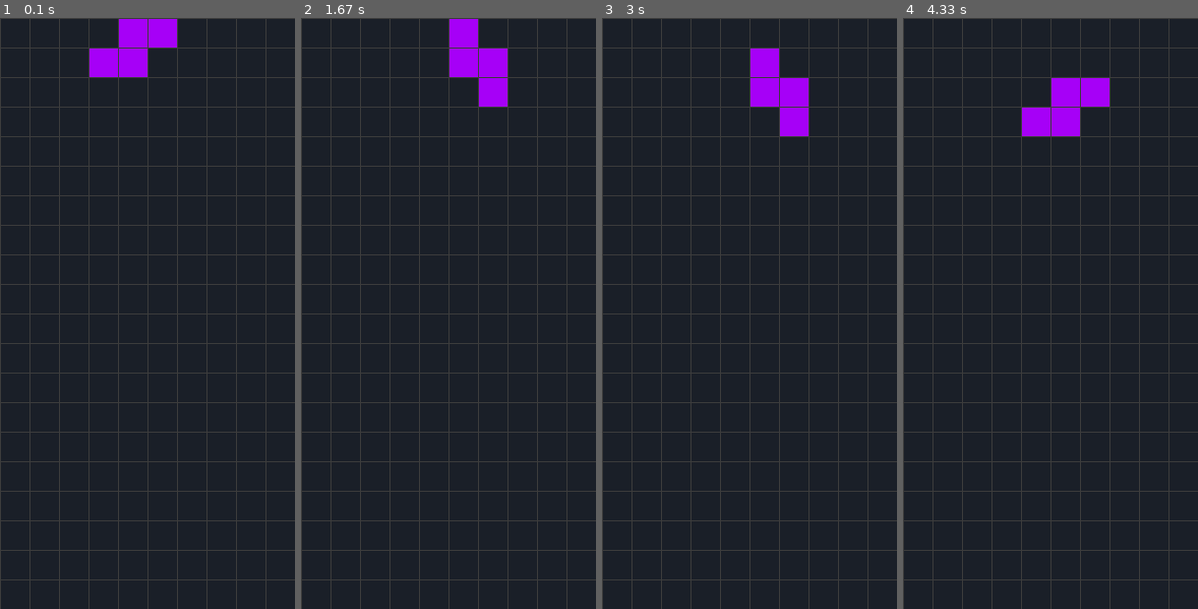
Above: before the commit, frames 1-4 (left to right).
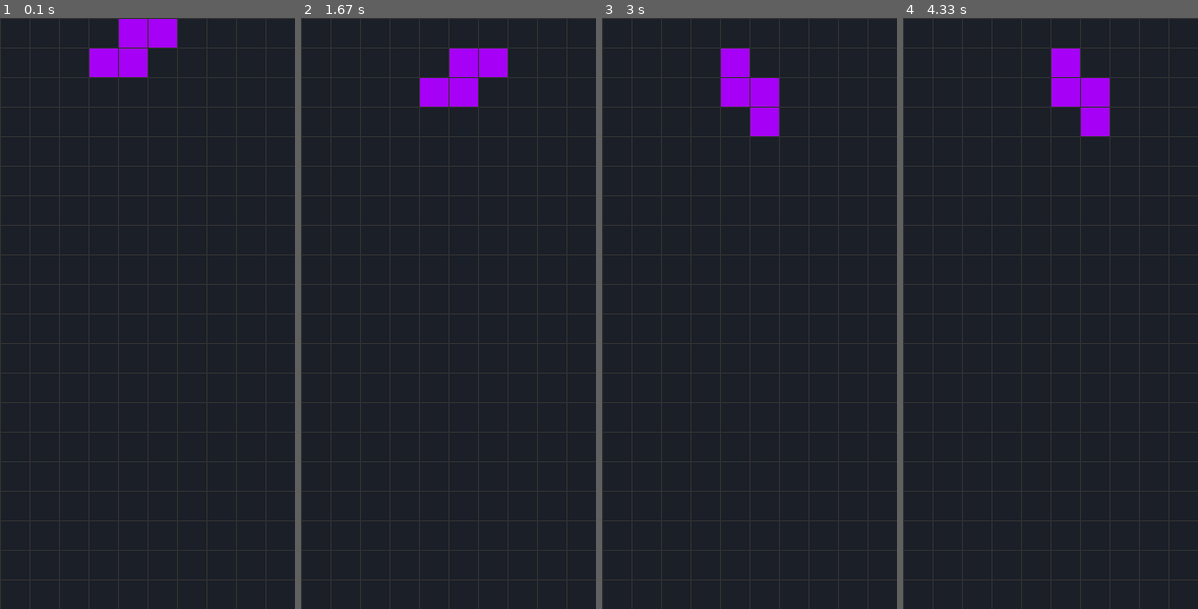
Above: after the commit, the same moments.

Repository: ChechiDev/Pygame-Tetris
Game: pygame game, started from main.py
Two runs of this game, one before a commit and one after it. Both use one fixed random seed, a clock stepped at 60 frames per second and the inputs below.
Inputs:
- Up to frame 1 (0.1 s): no input
- Up to frame 2 (1.67 s): tap Space at 0.33, 0.73, 1.03, 1.23, 1.53 s; hold Right 0.67-1.13 s; hold Up 1.17-1.63 s
- Up to frame 3 (3 s): hold Right 1.67-2.13 s; tap Space at 1.73, 2.03, 2.23, 2.53, 2.8 s; hold Left 2.17-2.7 s; hold Down from 2.73 s (still down)
- Up to frame 4 (4.33 s): release Down at 3.03 s; hold Up 3.5-3.87 s; tap Space at 3.57 s

The runs differ from the first frame. In frame 2, 1.9% of the frame differs, in the area x 40-70%, y 0-15%; in frame 3, 2.8%, in the area x 40-70%, y 5-20%; in frame 4, 1.9%.

Commit message:
REFACTOR: Project changed to modular strucutre

Diff:
--- /dev/null
+++ b/cfg/__init__.py
@@ -0,0 +1 @@
+# __init__.py
--- /dev/null
+++ b/cfg/config.py
@@ -0,0 +1,3 @@
+SCREEN_WIDTH = 300
+SCREEN_HEIGHT = 600
+BACKGROUND_COLOR = (50, 50, 50)  # or (26, 31, 40) for dark grey, dark-blue, darkblue (44, 44, 127)
--- a/config.py
+++ /dev/null
@@ -1,3 +0,0 @@
-SCREEN_WIDTH = 300
-SCREEN_HEIGHT = 600
-BACKGROUND_COLOR = (60, 60, 60)  # or (26, 31, 40) for dark grey, dark-blue, darkblue (44, 44, 127)
--- /dev/null
+++ b/core/__init__.py
@@ -0,0 +1,32 @@
+# __init__.py
+
+from .colors import Colors
+from .grid import Grid
+from .position import Position
+from .game import Game
+from .block import Block
+from .blocks import (
+    IBlock,
+    JBlock,
+    LBlock,
+    OBlock,
+    SBlock,
+    TBlock,
+    ZBlock
+
+)
+
+__all__ = [
+    "Colors",
+    "Grid",
+    "Position",
+    "Game",
+    "Block",
+    "IBlock",
+    "JBlock",
+    "LBlock",
+    "OBlock",
+    "SBlock",
+    "TBlock",
+    "ZBlock"
+]
--- a/block.py
+++ b/core/block.py
@@ -1,8 +1,8 @@
 # block.py
 
 import pygame
-from colors import Colors
-from position import Position
+from .colors import Colors
+from .position import Position
 
 class Block:
     def __init__(self, id):
@@ -15,15 +15,16 @@
         self._colors = Colors.get_cell_colors()
 
 
-    def move(self, rows, cols):
+    def move(self, rows: int, cols: int) -> None:
         """ Move the block by a given (arg) number of rows and columns """
 
         self._row_offset += rows
         self._col_offset += cols
 
 
-    def get_cell_position(self):
+    def get_cell_position(self) -> list[Position]:
         """ Get the current cell positions for the block's rotation """
+
         slot = self._cells[self._rotation]
         moved_pos = []
 
@@ -37,7 +38,7 @@
         return moved_pos
 
 
-    def rotate(self):
+    def rotate(self) -> None:
         self._rotation += 1
 
         # Si rotamos todos los lados (len(cells)) del block, reiniciamos a 0
@@ -45,8 +46,17 @@
             self._rotation = 0
 
 
+    def undo_rotate(self) -> None:
+        """ Undo the last rotation, cycling to the last rotation if needed """
+
+        self._rotation -= 1
+
+        if self._rotation == 0:
+            self._rotation = len(self._cells) - 1
+
     # Metodo que se encargará de dibujar los blocks de las subclase:
-    def draw(self, screen):
+    def draw(self, screen) -> None:
+        """ Draw the block on the given screen surface """
         slots = self.get_cell_position()
 
         # Generamos el cuadrado de la celda
--- a/blocks.py
+++ b/core/blocks.py
@@ -1,7 +1,7 @@
 # blocks.py
 
-from block import Block
-from position import Position
+from .block import Block
+from .position import Position
 
 # Subclase heredada de Block, para configurar la pieza y rotación
 class LBlock(Block):
--- a/colors.py
+++ b/core/colors.py
@@ -1,6 +1,7 @@
-# Colors.py
+# colors.py
 
 class Colors:
+    """ Class containing color definitions for the Tetris game blocks and background """
 
     dark_grey = (26, 31, 40)
     green = (47, 230, 23)
@@ -13,6 +14,8 @@
 
     @classmethod
     def get_cell_colors(cls):
+        """ Return a list of all block colors in the order used by the game """
+
         return [
             cls.dark_grey,
             cls.green,
--- a/game.py
+++ b/core/game.py
@@ -1,9 +1,9 @@
 # game.py
 
-from grid import Grid
-from block import Block
-from blocks import *
 import random
+from .grid import Grid
+from .block import Block
+from .blocks import *
 
 class Game():
     """ Container class for all the elements of the game """
@@ -18,7 +18,7 @@
         self._next_block = self.get_rdm_block() # Escoge el siguiente block
 
 
-    def _reset_blocks(self):
+    def _reset_blocks(self) -> None:
         """ Reset the list of available blocks """
 
         self._blocks = [
@@ -28,7 +28,7 @@
         ]
 
 
-    def get_rdm_block(self):
+    def get_rdm_block(self) -> Block:
         """ Returns a random block and removes it from the available blocks list """
 
         if len(self._blocks) == 0:
@@ -40,7 +40,7 @@
         return block
 
 
-    def move_left(self):
+    def move_left(self) -> None:
         """ Move the current block one cell to the left """
         self._current_block.move(0, -1)
 
@@ -48,7 +48,7 @@
             self._current_block.move(0, 1) # Si se retorna false, devolvemos la pieza a la posición anterior
 
 
-    def move_right(self):
+    def move_right(self) -> None:
         """ Move the current block one cell to the right """
         self._current_block.move(0, 1)
 
@@ -56,7 +56,7 @@
             self._current_block.move(0, -1)
 
 
-    def move_down(self):
+    def move_down(self) -> None:
         """ Move the current block one cell down """
         self._current_block.move(1, 0)
 
@@ -64,11 +64,15 @@
             self._current_block.move(-1, 0)
 
 
-    def rotate(self):
+    def rotate(self) -> None:
+        """ Rotate the current block if the rotation keeps it inside the grid boundaries """
+
         self._current_block.rotate()
 
+        if self.block_inside() == False:
+            self._current_block.undo_rotate()
 
-    def block_inside(self):
+    def block_inside(self) -> bool:
         """ Check if the current block is inside the grid boundaries """
 
         slots = self._current_block.get_cell_position()
@@ -76,10 +80,11 @@
             if self._grid.is_inside(slot._row, slot._col) == False:
                 return False
 
-            return True
+        return True
 
 
-    def draw(self, screen):
+    def draw(self, screen) -> None:
         """ Draw the grid and the current block on the given screen surface """
+
         self._grid.draw(screen)
         self._current_block.draw(screen)
--- a/grid.py
+++ b/core/grid.py
@@ -1,12 +1,14 @@
 # grid.py
 
 import pygame
-from colors import Colors
+from .colors import Colors
 
 class Grid:
     """ Class representing the Tetris game grid """
+
     def __init__(self):
         """ Initialize with attr:grid size, cell size, and colors """
+
         # Lo primero que tenemos que saber del grid: rows, columns
         self._row = 30
         self._col = 10
@@ -18,7 +20,7 @@
 
 
     # Dibujamos el grid:
-    def print_grid(self):
+    def print_grid(self) -> None:
         """ Print the grid """
 
         for r in self._grid:
@@ -26,14 +28,19 @@
 
 
     # Colition wall checker
-    def is_inside(self, row, col):
+    def is_inside(self, row: int, col: int) -> bool:
+        """
+        Check if the given row and column are inside the grid boundaries.
+        Return:
+            True if inside, False otherwise.
+        """
         if row >= 0 and row < self._row and col >= 0 and col < self._col:
             return True
 
         return False
 
 
-    def draw(self, screen): # Dibujamos el rectangulo de 'RECT'
+    def draw(self, screen) -> None: # Dibujamos el rectangulo de 'RECT'
         """ Draws the grid cells as rectangles on the given screen surface """
 
         for r in range(self._row):
--- /dev/null
+++ b/core/position.py
@@ -0,0 +1,13 @@
+# position.py
+
+class Position:
+    def __init__(self, row: int, col: int) -> None:
+        """
+        Initialize a Position object with the given row and column.
+
+        Args:
+            row (int): The row index.
+            col (int): The column index.
+        """
+        self._row = row
+        self._col = col
--- a/main.py
+++ b/main.py
@@ -4,8 +4,8 @@
 # pygame: para crear el juego y manejar gráficos, eventos, etc.
 # sys: para poder cerrar el programa completamente
 import pygame, sys
-from config import *
-from game import Game
+from cfg.config import *
+from core.game import Game
 
 # Inicializamos todos los módulos de Pygame
 pygame.init()
@@ -42,7 +42,7 @@
             if event.key == pygame.K_DOWN:
                 game.move_down()
 
-            if event.key == pygame.K_UP:
+            if event.key == pygame.K_UP or event.key == pygame.K_SPACE:
                 game.rotate()
 
 
--- a/position.py
+++ /dev/null
@@ -1,6 +0,0 @@
-# position.py
-
-class Position:
-    def __init__(self, row, col):
-        self._row = row
-        self._col = col
